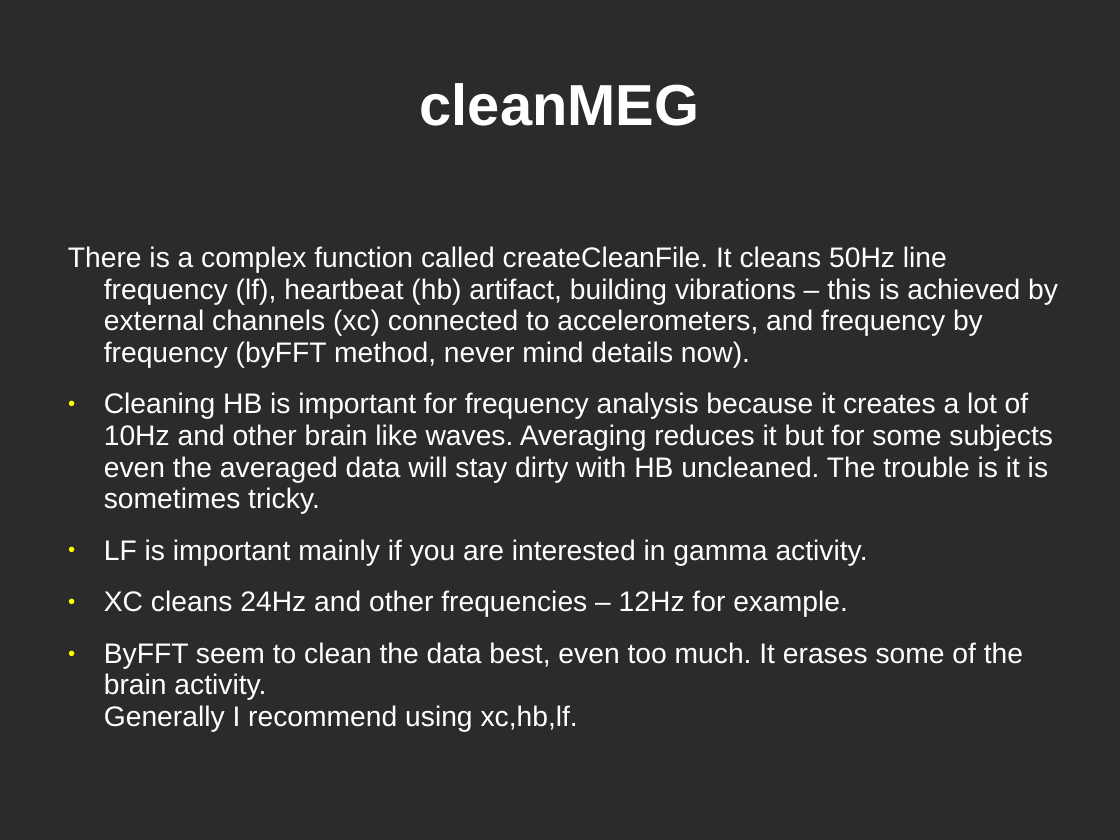
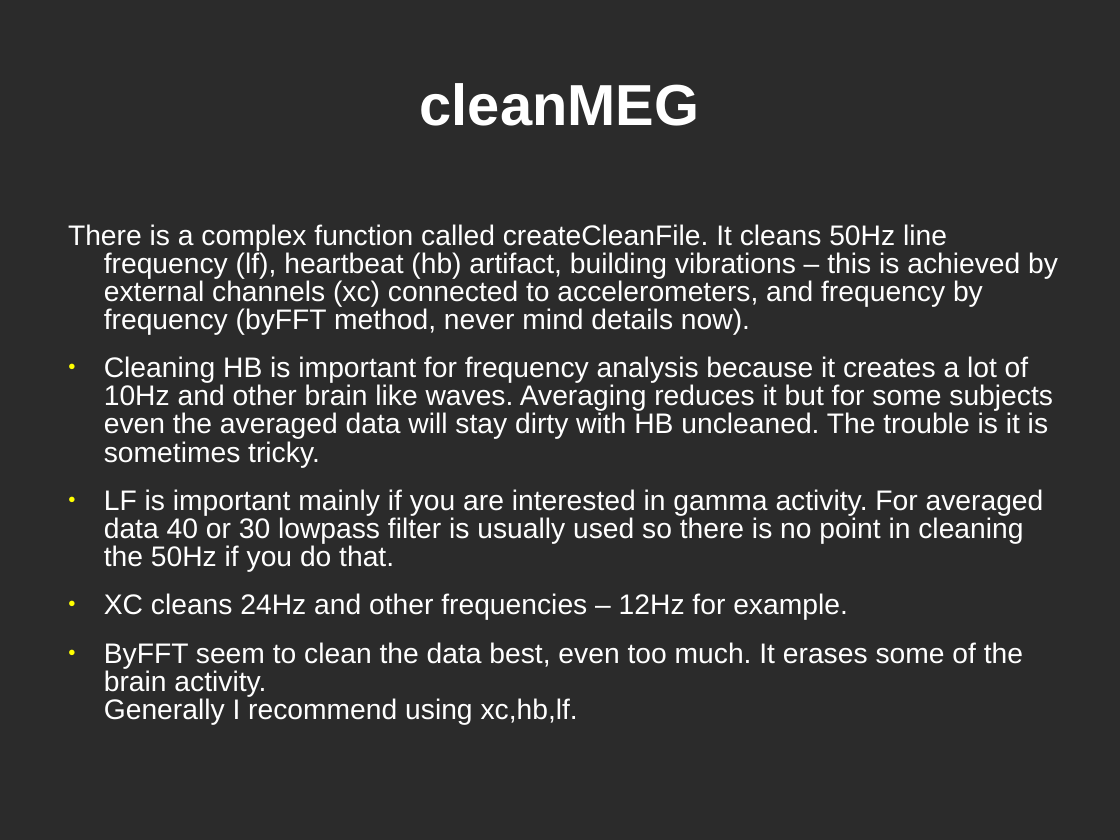
Before and after one commit to yuval-harpaz/work-drafts, a slide deck: slide 13 of docs/Tutorial4Begginers.ppt (slide 9 before the commit). Drawn at 1120x840 pixels with LibreOffice and Linux fonts; fonts in the diff are those of the drawing; background and template pictures are left out; a plain dark background stands for a picture behind light text. Boxes give left, top, right and bottom in pixels: in the first picture for what was removed or moved away, otherwise in the second. Text is boxed around its words. In the diff, an @@ line names an element or a change of style, - is before the commit and + after.

```diff
--- a/docs/Tutorial4Begginers.ppt
+++ b/docs/Tutorial4Begginers.ppt
@@ text "There is a complex function ...": place and size @@
-text "There is a complex function ..." at (68, 246, 1058, 732)
+text "There is a complex function ..." at (68, 224, 1058, 725)
@@ text at (68, 224, 1058, 725): line spacing 0.93 to 0.83 @@
@@ text at (104, 489, 1044, 572): text changed @@
-● LF is important mainly if you are interested in gamma activity.
+● LF is important mainly if you are interested in gamma activity. For averaged data 40 or 30 lowpass filter is usually used so there is no point in cleaning the 50Hz if you do that.
```
Also in this commit, not shown: 5 other slides changed, 8 slides added, 2 slides removed.
